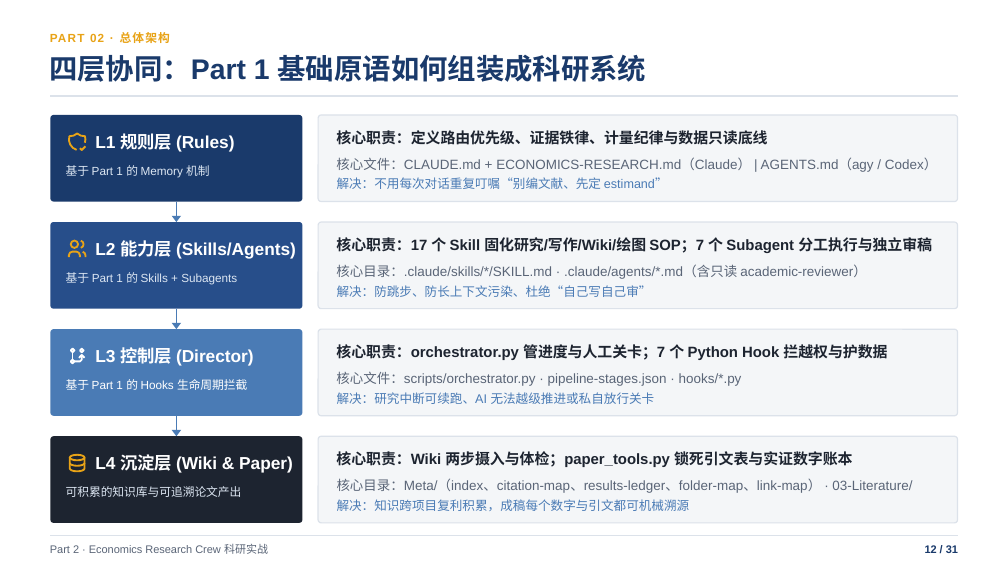
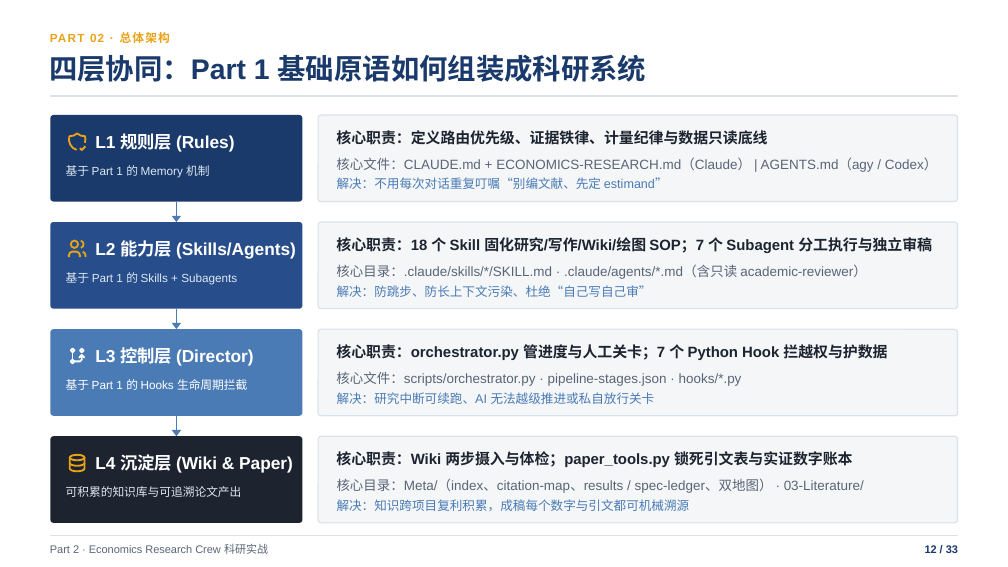
Before and after one commit to shjzzzz/Economics-Research-Crew, a slide deck: slide 12 of Claude_Code_基础与_Economics_Research_Crew_实战.pptx. Drawn at 1008x567 pixels with LibreOffice and Linux fonts; fonts in the diff are those of the drawing. Boxes give left, top, right and bottom in pixels: in the first picture for what was removed or moved away, otherwise in the second. Text is boxed around its words. In the diff, an @@ line names an element or a change of style, - is before the commit and + after.

```diff
--- a/Claude_Code_基础与_Economics_Research_Crew_实战.pptx
+++ b/Claude_Code_基础与_Economics_Research_Crew_实战.pptx
@@ text at box(336, 237, 932, 253): text changed @@
-核心职责：17 个 Skill 固化研究/写作/Wiki/绘图 SOP；7 个 Subagent 分工执行与独立审稿
+核心职责：18 个 Skill 固化研究/写作/Wiki/绘图 SOP；7 个 Subagent 分工执行与独立审稿
@@ text at box(337, 478, 864, 493): text changed @@
-核心目录：Meta/（index、citation-map、results-ledger、folder-map、link-map） · 03-Literature/
+核心目录：Meta/（index、citation-map、results / spec-ledger、双地图） · 03-Literature/
@@ text at box(925, 544, 958, 555): text changed @@
-12 / 31
+12 / 33
```
Also in this commit, not shown: 30 other slides changed, 2 slides added, 4 other files.
